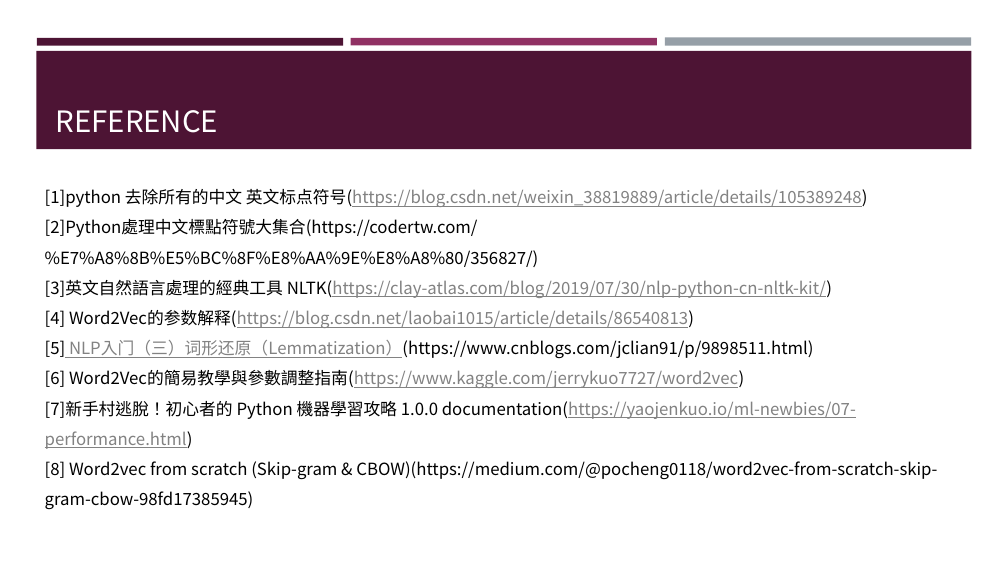
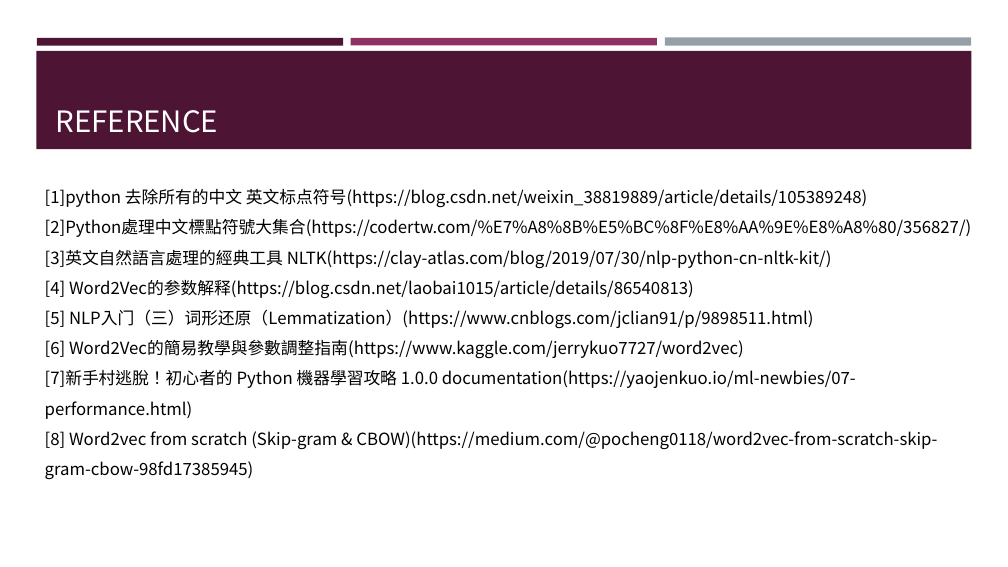
Before and after one commit to frankye1000/NYCU-DigitalMedicine, a slide deck: slide 20 of Case_Presentation_1/ppt/case1.pptx (slide 19 before the commit). Drawn at 1008x567 pixels with LibreOffice and Linux fonts; fonts in the diff are those of the drawing. Boxes give left, top, right and bottom in pixels: in the first picture for what was removed or moved away, otherwise in the second. Text is boxed around its words. In the diff, an @@ line names an element or a change of style, - is before the commit and + after.

```diff
--- a/Case_Presentation_1/ppt/case1.pptx
+++ b/Case_Presentation_1/ppt/case1.pptx
@@ text at [45, 189, 867, 419]: text colour #828282 to #000000, underline off in "英文标点符号(https://blog.csdn.net/weixin_38819889/article/details ...", "NLTK(https://clay-atlas.com/blog/2019/07/30/nlp-python-cn-nl ...", "Word2Vec的参数解释(https://blog.csdn.net/laobai1015/article/detai ...", "NLP入门（三）词形还原（Lemmatization）(https://www.cnblogs.com/jclian91 ..." and 2 more places @@
```
Also in this commit, not shown: 4 other slides changed, 3 slides added, 1 slide removed, 3 other files.
